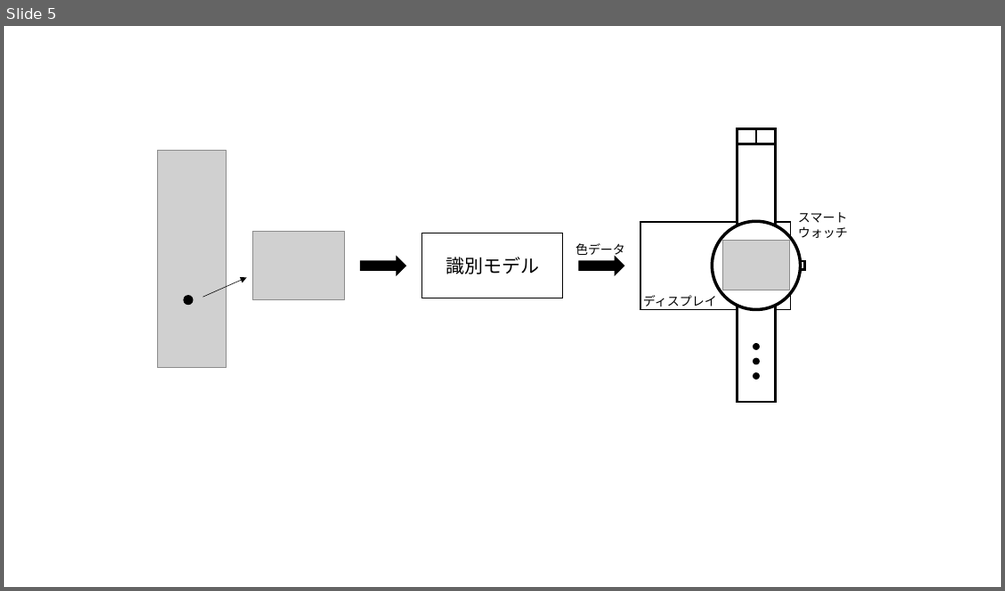
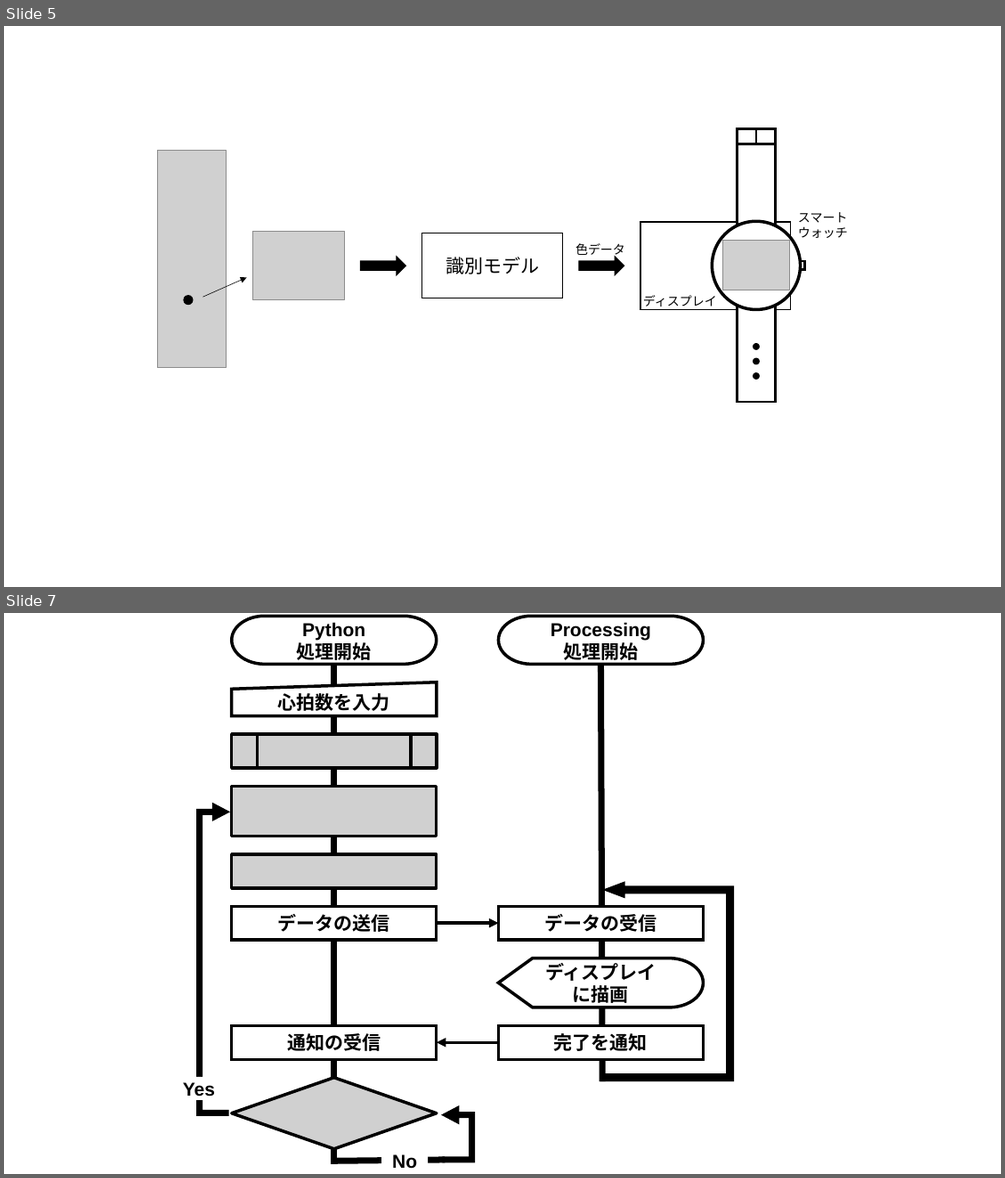
Before and after one commit to a2h1r0/lab, a slide deck: paper/pulse/figures/figures.pptx. Shown one above the other, each under a label of ours: slide 5 before the commit, slides 5 and 7 after it; the slides between them are not shown. The pictures are 1005x591 and 1005x1178 pixels, drawn with LibreOffice and Linux fonts; fonts in the diff are those of the drawing; grey boxes stand for pictures. Boxes give left, top, right and bottom in pixels: in the first picture for what was removed or moved away, otherwise in the second. Text is boxed around its words. In the diff, an @@ line names an element or a change of style, - is before the commit and + after.

```diff
--- a/paper/pulse/figures/figures.pptx
+++ b/paper/pulse/figures/figures.pptx
@@ slide 7 added at [4,613,1001,1174], background #FFFFFF @@
@@ group added at [183,616,732,1168]: 4 pictures, 4 rectangles, 3 lines, 3 uturn arrows, 2 pill shapes, 2 arrows, 2 texts, 1 flow chart manual input, 1 flow chart display @@
+Processing
+処理開始
+Python
+処理開始
+心拍数を入力
+データの送信
+データの受信
+ディスプレイに描画
+完了を通知
+通知の受信
+Yes
+No
```
Also in this commit, not shown: 1 slide changed, 4 other files.
